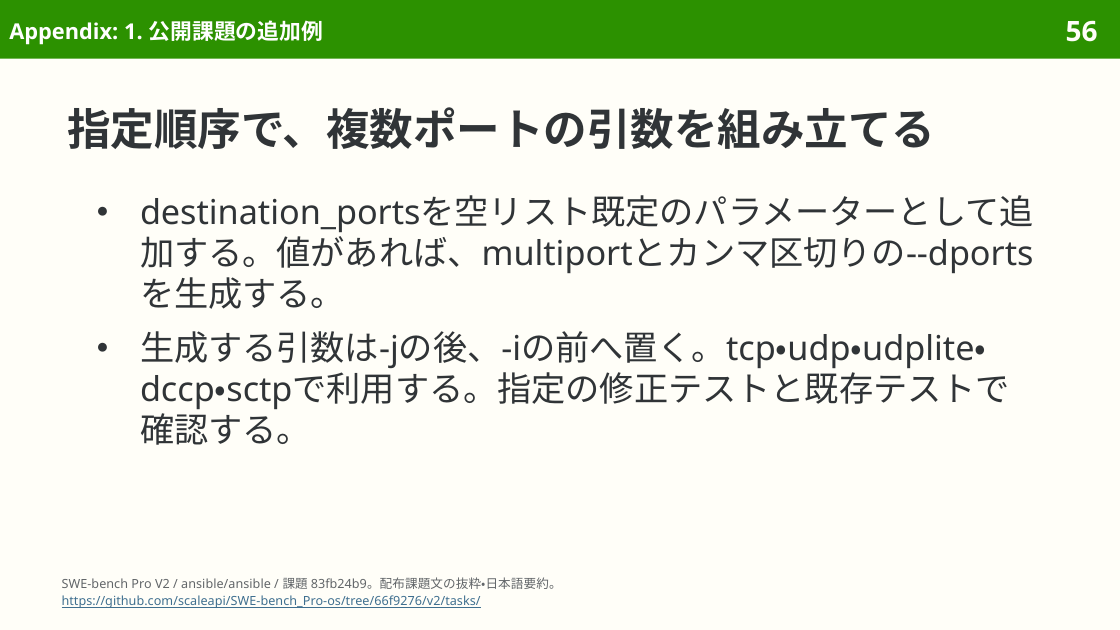
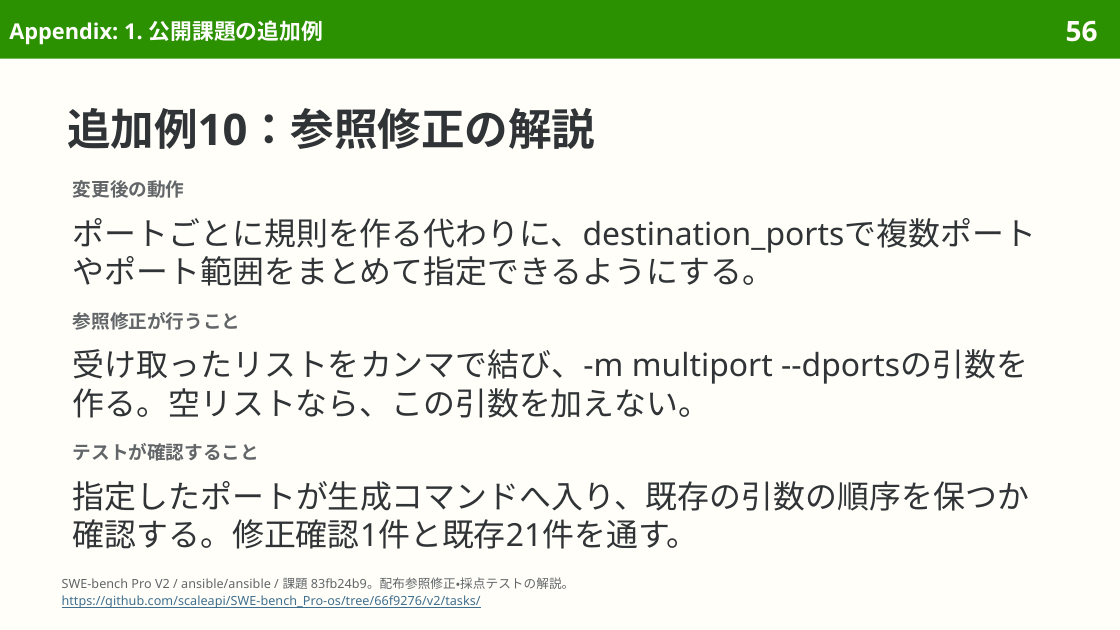
Before and after one commit to sasakiy84/datasets-in-10-minutes, a slide deck: slide 56 of slides/datasets-in-10-minutes-swe-bench-pro.pptx. Drawn at 1120x630 pixels with LibreOffice and Linux fonts; fonts in the diff are those of the drawing. Boxes give left, top, right and bottom in pixels: in the first picture for what was removed or moved away, otherwise in the second. Text is boxed around its words. In the diff, an @@ line names an element or a change of style, - is before the commit and + after.

Commit message:
Clarify SWE-bench Pro example solutions and tighten layouts

```diff
--- a/slides/datasets-in-10-minutes-swe-bench-pro.pptx
+++ b/slides/datasets-in-10-minutes-swe-bench-pro.pptx
@@ title at [67,108,595,149]: text changed @@
-指定順序で、複数ポートの引数を組み立てる
+追加例10：参照修正の解説
@@ text added at [73,180,185,198], 12 pt, text #626669, bold @@
+変更後の動作
@@ text removed at [140,195,1034,445] @@
-● destination_portsを空リスト既定のパラメーターとして追加する。値があれば、multiportとカンマ区切りの--dportsを生成する。
-● 生成する引数は-jの後、-iの前へ置く。tcp・udp・udplite・dccp・sctpで利用する。指定の修正テストと既存テストで確認する。
@@ text added at [73,218,1036,286], 20.5 pt, text #303437 @@
+ポートごとに規則を作る代わりに、destination_portsで複数ポートやポート範囲をまとめて指定できるようにする。
@@ text added at [73,312,241,330], 12 pt, text #626669, bold @@
+参照修正が行うこと
@@ text added at [73,349,773,418], 20.5 pt, text #303437 @@
+受け取ったリストをカンマで結び、-m multiport --dportsの引数を作る。空リストなら、この引数を加えない。
@@ text added at [73,443,259,461], 12 pt, text #626669, bold @@
+テストが確認すること
@@ text added at [73,481,1029,549], 20.5 pt, text #303437 @@
+指定したポートが生成コマンドへ入り、既存の引数の順序を保つか確認する。修正確認1件と既存21件を通す。
@@ text at [62,577,575,589]: text changed @@
-SWE-bench Pro V2 / ansible/ansible / 課題 83fb24b9。配布課題文の抜粋・日本語要約。
+SWE-bench Pro V2 / ansible/ansible / 課題 83fb24b9。配布参照修正・採点テストの解説。
```
Also in this commit, not shown: 26 other slides changed, 3 other files.
